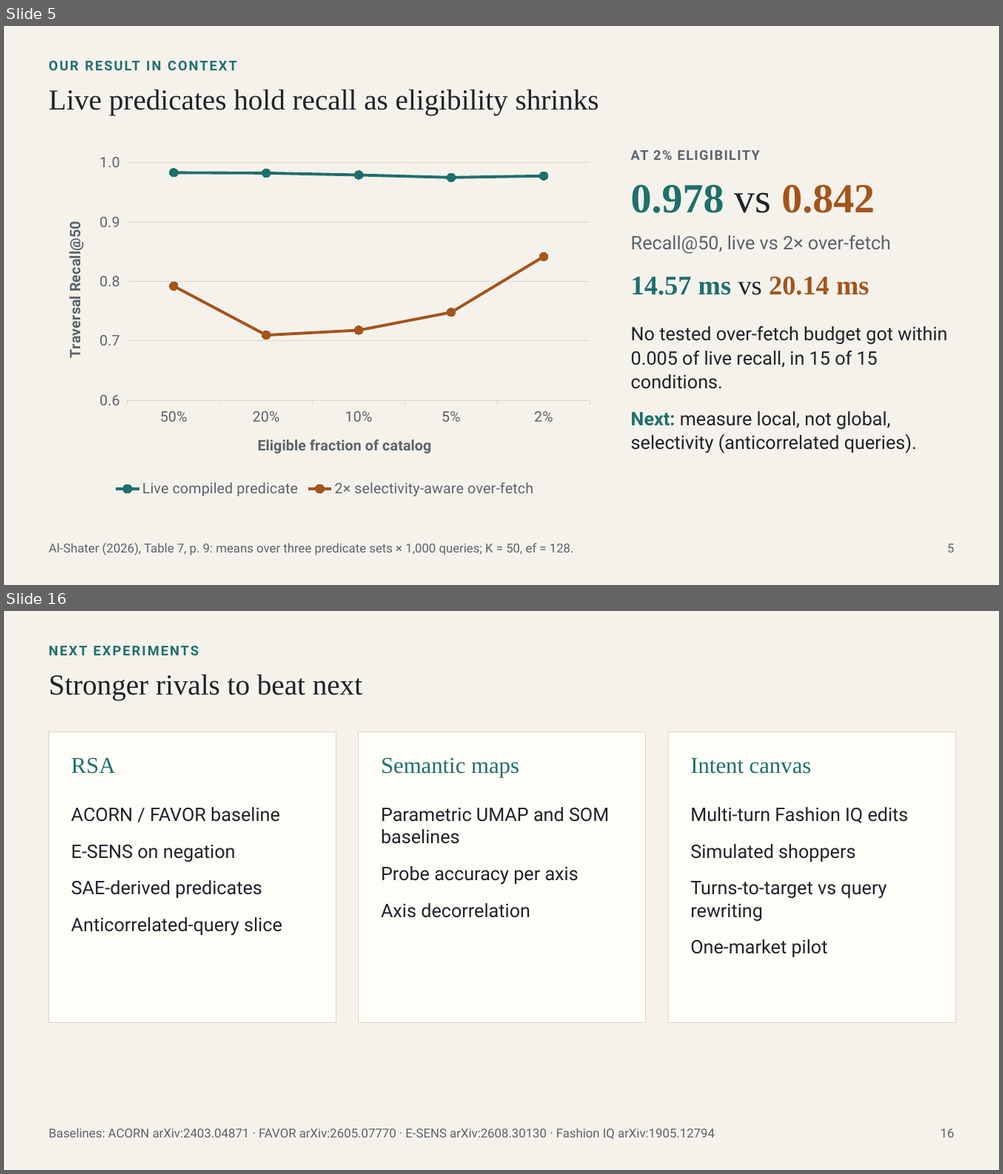
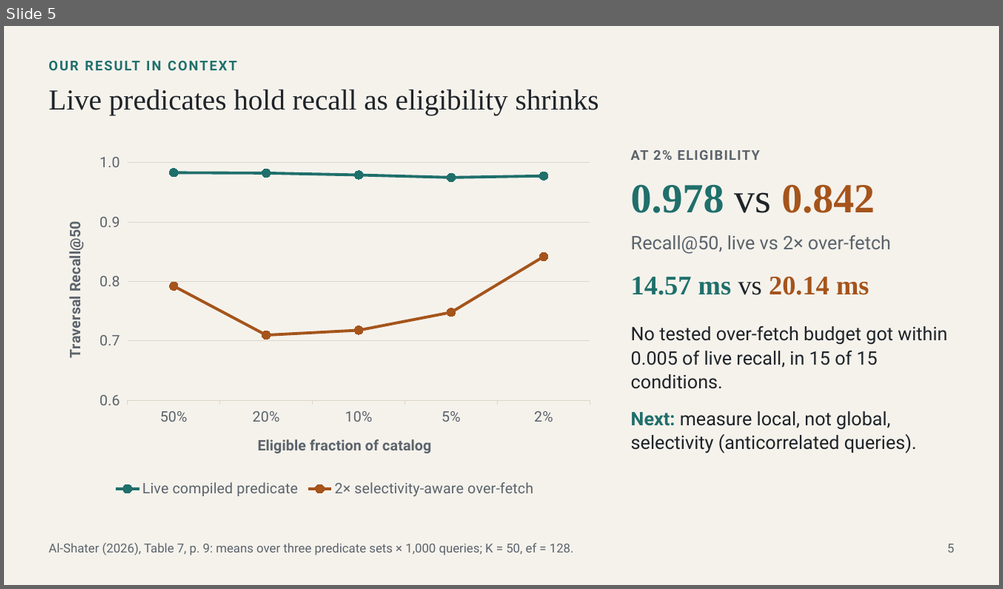
Before and after one commit to hanialshater/ras, a slide deck: deck/fashion_search_landscape.pptx. Shown one above the other, each under a label of ours: slides 5 and 16 before the commit, slide 5 after it; the slides between them are not shown. The pictures are 1003x1174 and 1003x589 pixels, drawn with LibreOffice and Linux fonts; fonts in the diff are those of the drawing. Boxes give left, top, right and bottom in pixels: in the first picture for what was removed or moved away, otherwise in the second. Text is boxed around its words. In the diff, an @@ line names an element or a change of style, - is before the commit and + after.

```diff
--- a/deck/fashion_search_landscape.pptx
+++ b/deck/fashion_search_landscape.pptx
@@ slide 16 removed at [4, 611, 999, 1170], background #F5F2EC @@
@@ text removed at [48, 642, 954, 665] @@
-NEXT EXPERIMENTS
@@ text removed at [48, 674, 362, 701] @@
-Stronger rivals to beat next
@@ rectangle removed at [48, 732, 336, 1023] @@
@@ rectangle removed at [358, 732, 646, 1023] @@
@@ rectangle removed at [668, 732, 956, 1023] @@
@@ text removed at [71, 758, 116, 774] @@
-RSA
@@ text removed at [381, 758, 519, 777] @@
-Semantic maps
@@ text removed at [690, 758, 811, 774] @@
-Intent canvas
@@ text removed at [71, 807, 282, 936] @@
-ACORN / FAVOR baseline
-E-SENS on negation
-SAE-derived predicates
-Anticorrelated-query slice
@@ text removed at [381, 807, 609, 918] @@
-Parametric UMAP and SOM baselines
-Probe accuracy per axis
-Axis decorrelation
@@ text removed at [690, 807, 908, 957] @@
-Multi-turn Fashion IQ edits
-Simulated shoppers
-Turns-to-target vs query rewriting
-One-market pilot
@@ text removed at [48, 1128, 714, 1139] @@
-Baselines: ACORN arXiv:2403.04871 · FAVOR arXiv:2605.07770 · E-SENS arXiv:2608.30130 · Fashion IQ arXiv:1905.12794
@@ text removed at [940, 1129, 954, 1138] @@
-16
```
Also in this commit, not shown: 6 slides changed, 81 slides added, 6 other slides removed, 26 other files.
